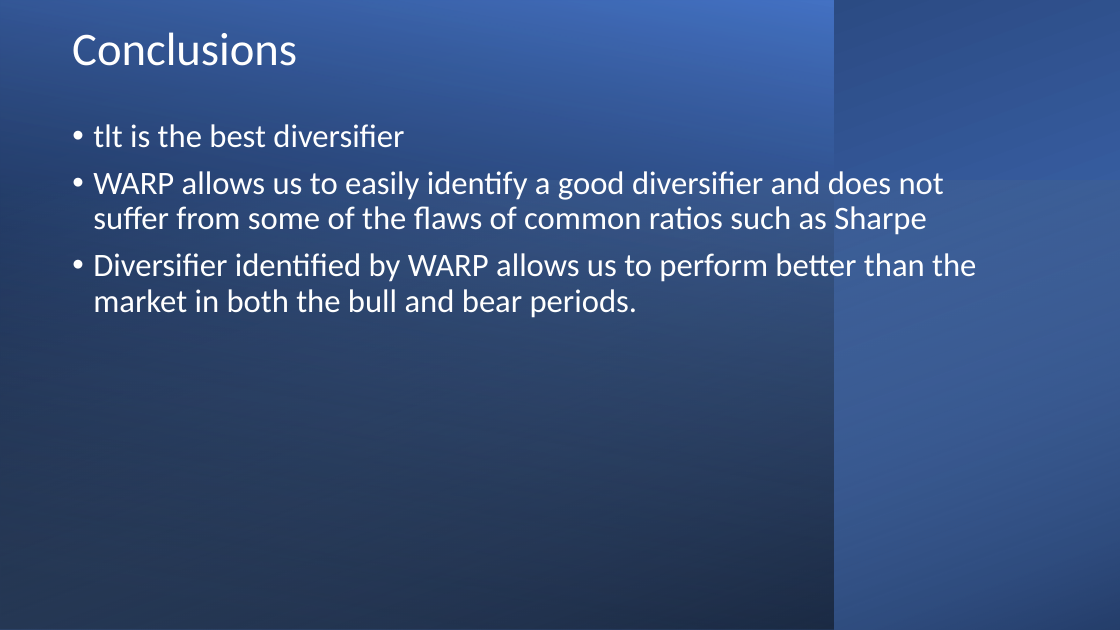
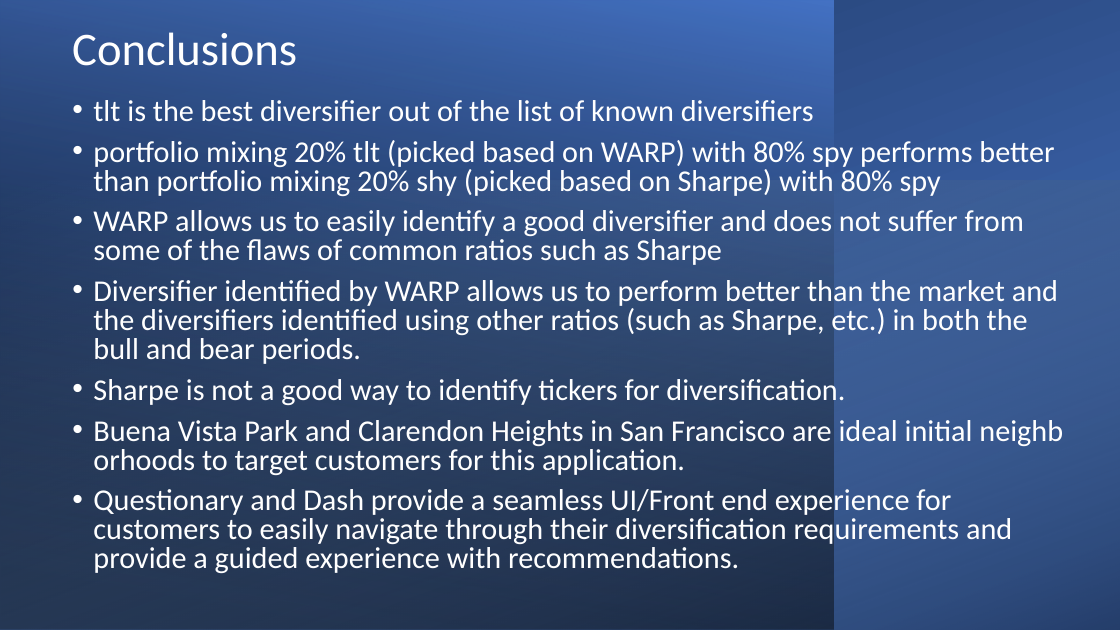
Before and after one commit to sangramsinghg/portfolio_diversifier, a slide deck: slide 17 of Portfolio_Diversifier.pptx (slide 16 before the commit). Drawn at 1120x630 pixels with LibreOffice and Linux fonts; fonts in the diff are those of the drawing. Boxes give left, top, right and bottom in pixels: in the first picture for what was removed or moved away, otherwise in the second. Text is boxed around its words. In the diff, an @@ line names an element or a change of style, - is before the commit and + after.

```diff
--- a/Portfolio_Diversifier.pptx
+++ b/Portfolio_Diversifier.pptx
@@ text "tlt is the best diversifier ...": place and size @@
-text "tlt is the best diversifier ..." at [93, 124, 976, 318]
+text "tlt is the best diversifier ..." at [93, 100, 1058, 573]
@@ text at [93, 100, 1054, 196]: text changed; size 28 to 25.9 pt @@
-• tlt is the best diversifier
+• tlt is the best diversifier out of the list of known diversifiers
+• portfolio mixing 20% tlt (picked based on WARP) with 80% spy performs better than portfolio mixing 20% shy (picked based on Sharpe) with 80% spy
@@ text at [93, 210, 1024, 265]: size 28 to 25.9 pt in "WARP allows us to easily identify a ..."; line spacing 0.9 to 0.8 @@
@@ text at [93, 280, 1058, 573]: text changed; size 28 to 25.9 pt @@
-• Diversifier identified by WARP allows us to perform better than the market in both the bull and bear periods.
+• Diversifier identified by WARP allows us to perform better than the market and the diversifiers identified using other ratios (such as Sharpe, etc.) in both the bull and bear periods.
+• Sharpe is not a good way to identify tickers for diversification.
+• Buena Vista Park and Clarendon Heights in San Francisco are ideal initial neighborhoods to target customers for this application.
+• Questionary and Dash provide a seamless UI/Front end experience for customers to easily navigate through their diversification requirements and provide a guided experience with recommendations.
```
Also in this commit, not shown: 3 other slides changed, 5 slides added, 4 slides removed, 1 other file.
